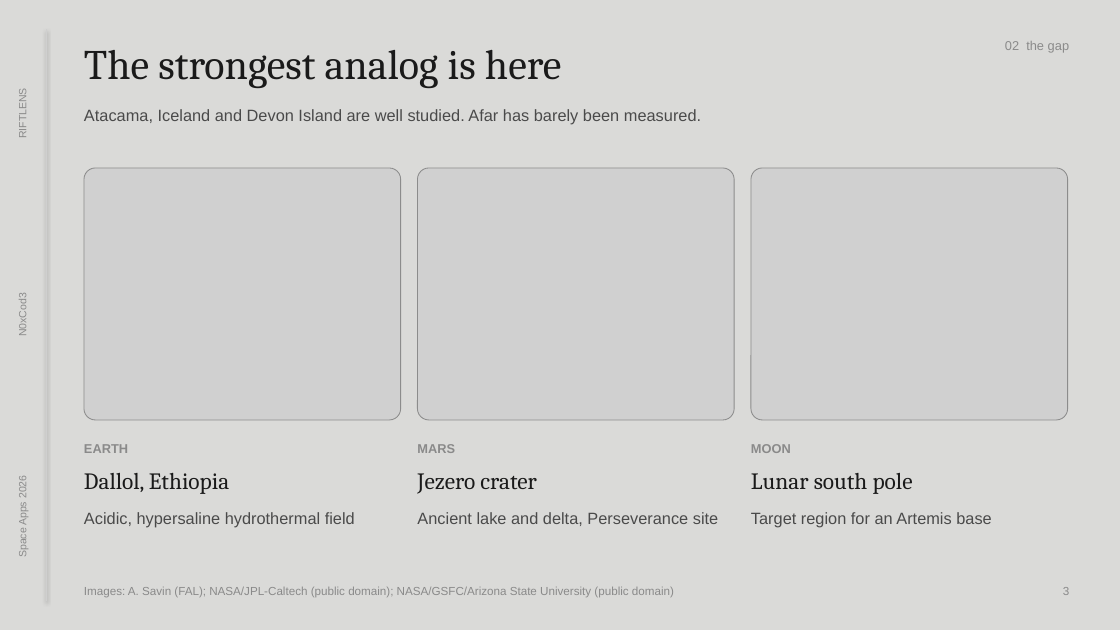
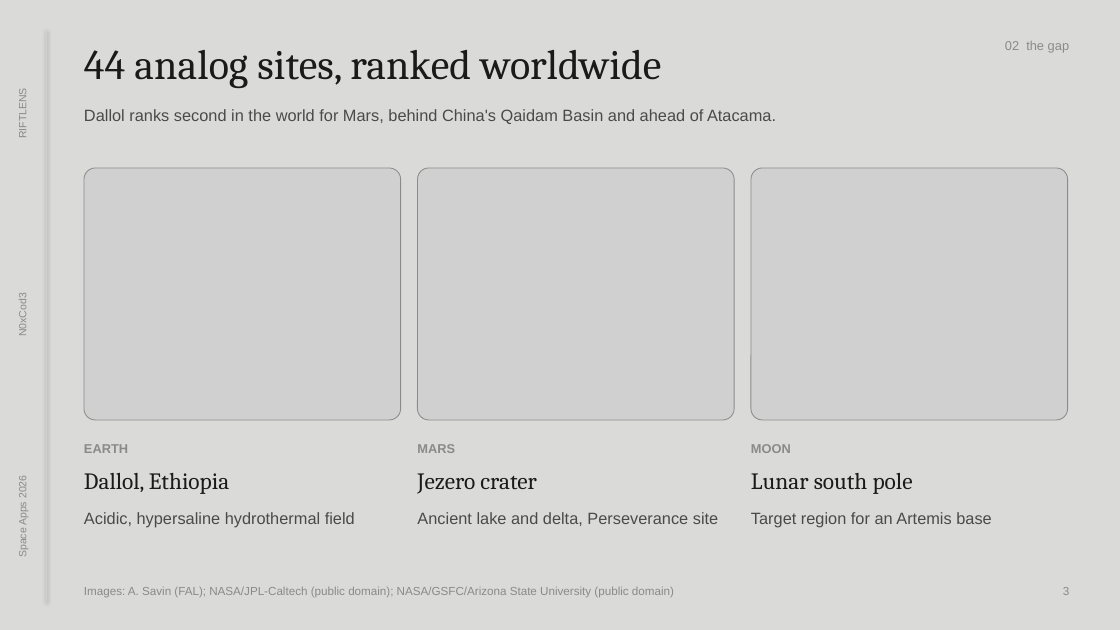
Before and after one commit to PicasoTheDeal/RIFTLENSE, a slide deck: slide 3 of pitch/RIFTLENS_pitch.pptx. Drawn at 1120x630 pixels with LibreOffice and Linux fonts; fonts in the diff are those of the drawing; grey boxes stand for pictures. Boxes give left, top, right and bottom in pixels: in the first picture for what was removed or moved away, otherwise in the second. Text is boxed around its words. In the diff, an @@ line names an element or a change of style, - is before the commit and + after.

```diff
--- a/pitch/RIFTLENS_pitch.pptx
+++ b/pitch/RIFTLENS_pitch.pptx
@@ text at bbox=[84, 50, 661, 88]: text changed @@
-The strongest analog is here
+44 analog sites, ranked worldwide
@@ text at bbox=[84, 109, 776, 124]: text changed @@
-Atacama, Iceland and Devon Island are well studied. Afar has barely been measured.
+Dallol ranks second in the world for Mars, behind China's Qaidam Basin and ahead of Atacama.
```
Also in this commit, not shown: 3 other slides changed, 32 other files.
